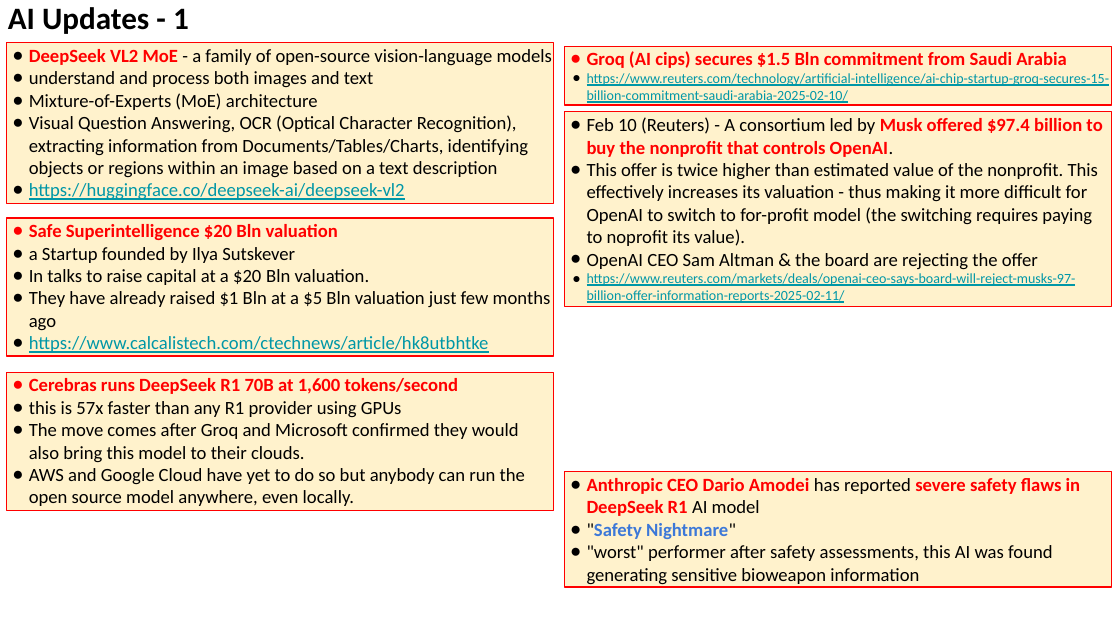
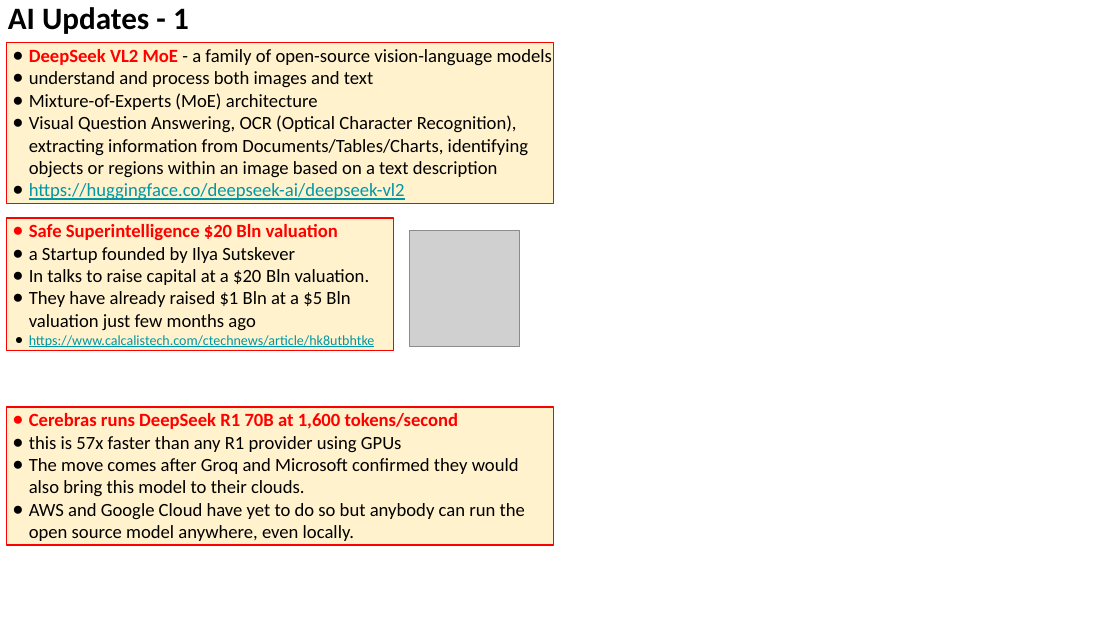
Before and after one commit to lselector/seminar, a slide deck: slide 13 of 2025/2025-02-14-AI-Updates.pptx (slide 11 before the commit). Drawn at 1120x630 pixels with LibreOffice and Linux fonts; fonts in the diff are those of the drawing; grey boxes stand for pictures. Boxes give left, top, right and bottom in pixels: in the first picture for what was removed or moved away, otherwise in the second. Text is boxed around its words. In the diff, an @@ line names an element or a change of style, - is before the commit and + after.

```diff
--- a/2025/2025-02-14-AI-Updates.pptx
+++ b/2025/2025-02-14-AI-Updates.pptx
@@ rectangle removed at <box>564,46,1112,105</box> @@
-● Groq (AI cips) secures $1.5 Bln commitment from Saudi Arabia
-● https://www.reuters.com/technology/artificial-intelligence/ai-chip-startup-groq-secures-15-billion-commitment-saudi-arabia-2025-02-10/
@@ rectangle removed at <box>564,112,1112,307</box> @@
-● Feb 10 (Reuters) - A consortium led by Musk offered $97.4 billion to buy the nonprofit that controls OpenAI.
-● This offer is twice higher than estimated value of the nonprofit. This effectively increases its valuation - thus making it more difficult for OpenAI to switch to for-profit model (the switching requires paying to noprofit its value).
-● OpenAI CEO Sam Altman & the board are rejecting the offer
-● https://www.reuters.com/markets/deals/openai-ceo-says-board-will-reject-musks-97-billion-offer-information-reports-2025-02-11/
@@ rectangle "Safe Superintelligence $20 Bln valuation": place and size @@
-rectangle "Safe Superintelligence $20 Bln valuation" at <box>7,218,554,356</box>
+rectangle "Safe Superintelligence $20 Bln valuation" at <box>7,218,394,351</box>
@@ picture added at <box>410,231,520,346</box> @@
@@ text in rectangle at <box>29,335,375,348</box>: size 12 to 9 pt in "https://www.calcalistech.com/ctechnews/article/hk8utbhtke"; indent changed @@
@@ rectangle "Cerebras runs DeepSeek R1 70B ...": place and size @@
-rectangle "Cerebras runs DeepSeek R1 70B ..." at <box>7,372,554,510</box>
+rectangle "Cerebras runs DeepSeek R1 70B ..." at <box>7,407,554,544</box>
@@ rectangle removed at <box>564,472,1112,587</box> @@
-● Anthropic CEO Dario Amodei has reported severe safety flaws in DeepSeek R1 AI model
-● "Safety Nightmare"
-● "worst" performer after safety assessments, this AI was found generating sensitive bioweapon information
```
Also in this commit, not shown: 5 other slides changed, 5 slides added.
